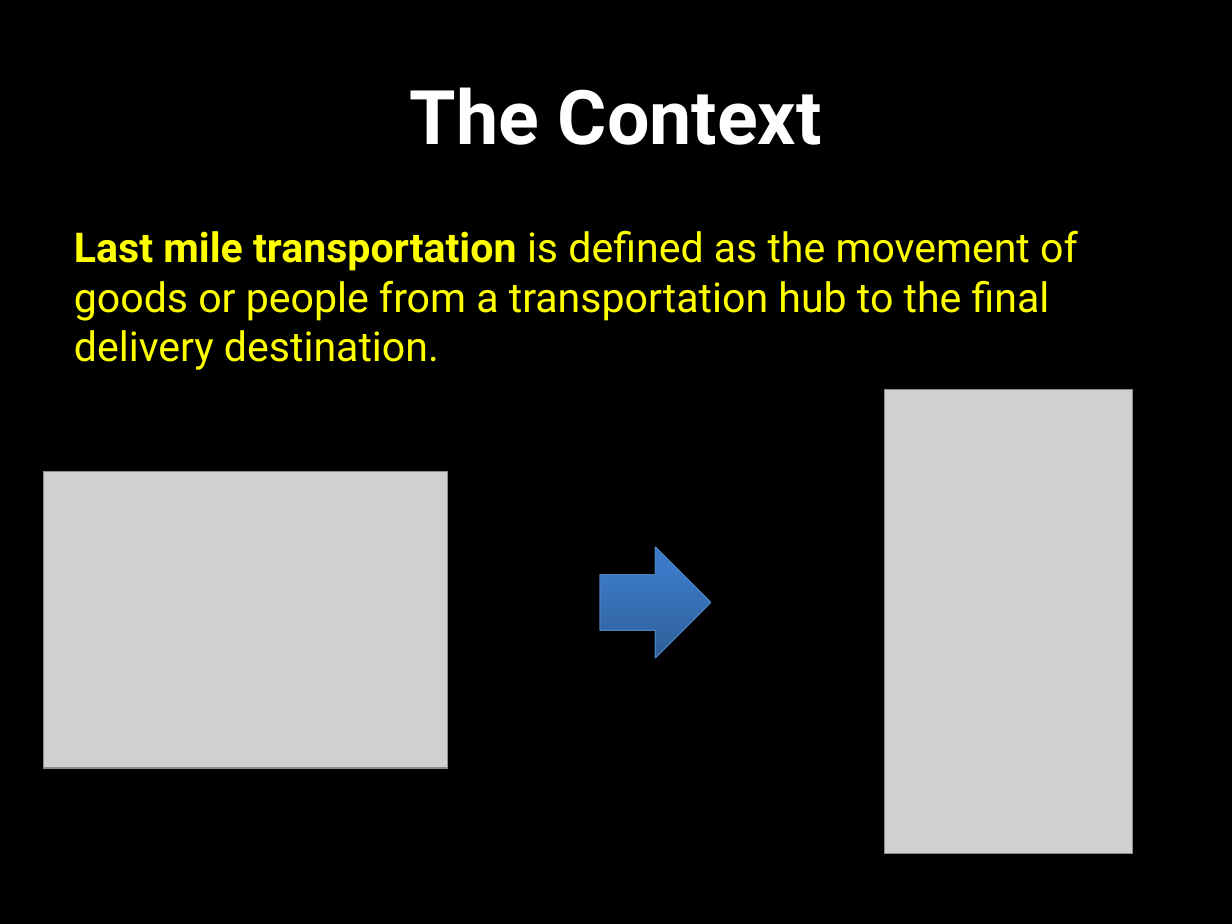
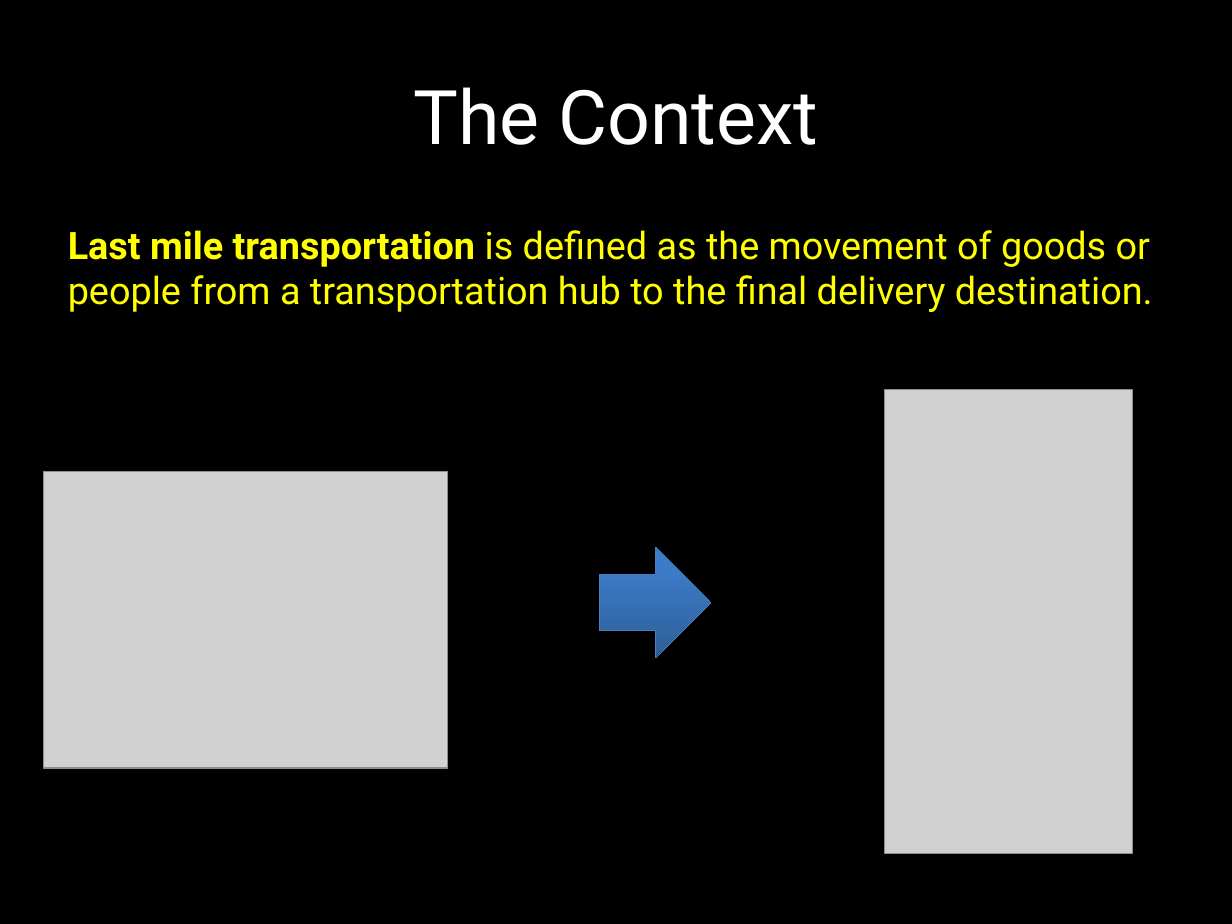
Before and after one commit to Colorado-Data-Analytics-Challenge/GeneralAssembly, a slide deck: slide 5 of GeneralAssembly_Last Mile Denver Smart Data Analytics.pptx. Drawn at 1232x924 pixels with LibreOffice and Linux fonts; fonts in the diff are those of the drawing; grey boxes stand for pictures. Boxes give left, top, right and bottom in pixels: in the first picture for what was removed or moved away, otherwise in the second. Text is boxed around its words. In the diff, an @@ line names an element or a change of style, - is before the commit and + after.

```diff
--- a/GeneralAssembly_Last Mile Denver Smart Data Analytics.pptx
+++ b/GeneralAssembly_Last Mile Denver Smart Data Analytics.pptx
@@ title "The Context" at <box>413,87,818,145</box>: bold off @@
@@ text "Last mile transportation is defined ..." at <box>68,230,1153,312</box>: size 24 to 22.1 pt @@
```
Also in this commit, not shown: 9 other slides changed, 1 slide removed.
